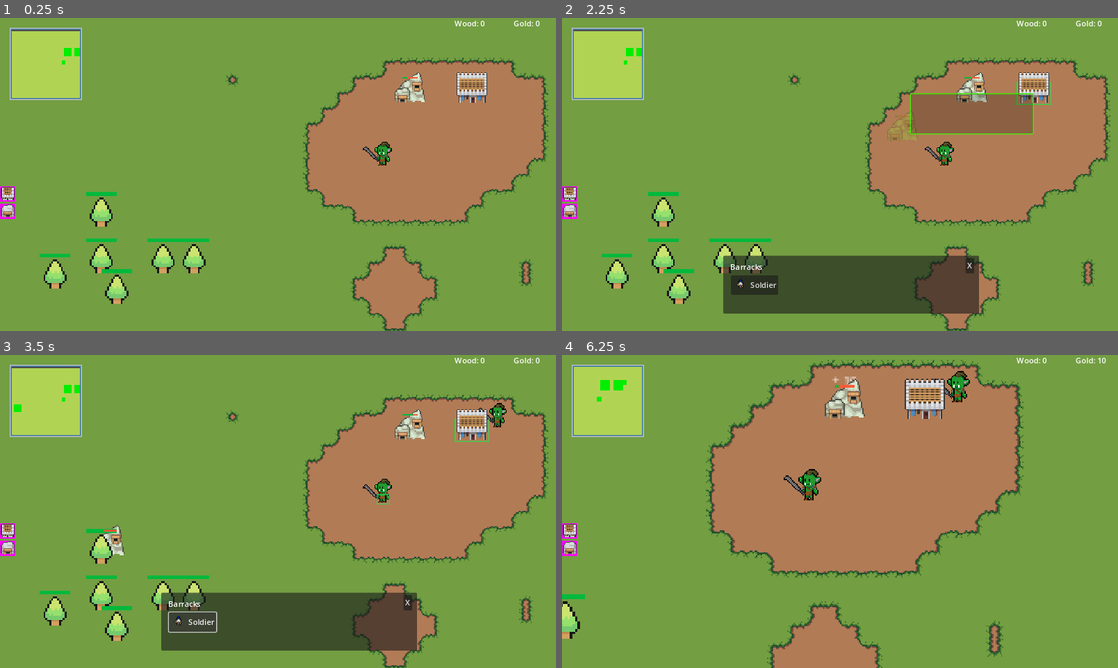
Above: before the commit, frames 1-4 (two rows, left to right).
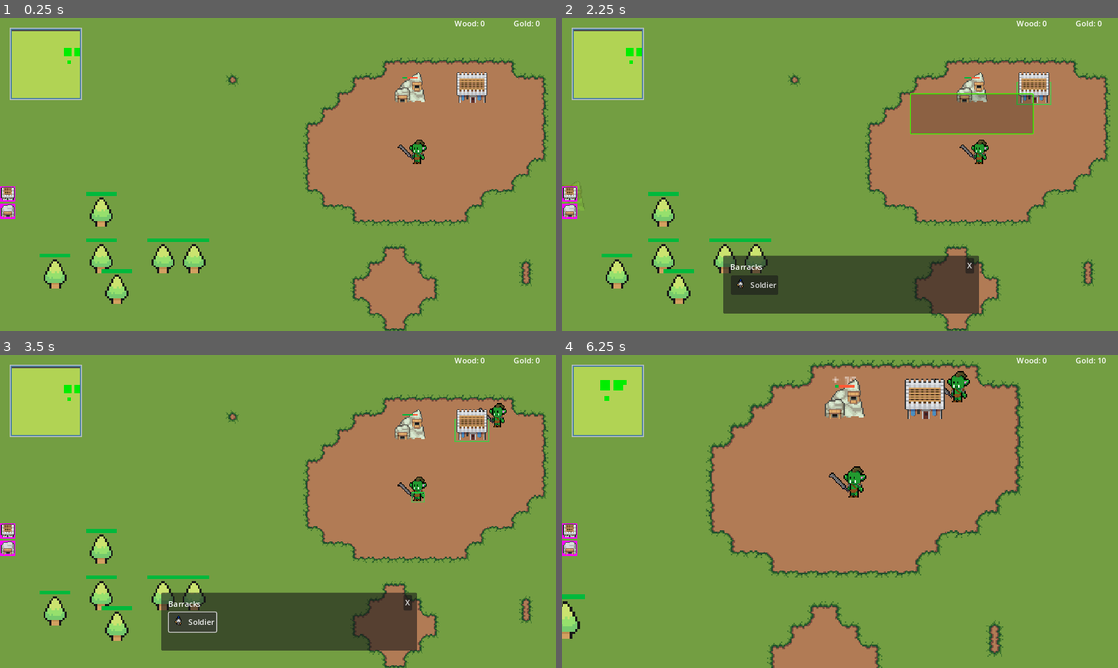
Above: after the commit, the same moments.

Repository: TicTacJoel/RTS-2D
Game: Godot game, scene res://scenes/main/world.tscn
Same seed, same stepped clock (60 frames per second), same inputs: the game is played once before the commit and once after it.
Inputs (mouse positions are in pixels of both pictures, inside the frame that each line leads up to):
- Up to frame 1 (0.25 s): no input
- Up to frame 2 (2.25 s): click (567, 193) at 0.5 s; click (567, 212) at 1.25 s; drag from (1034, 93) to (662, 218) at 2.02 s
- Up to frame 3 (3.5 s): click "Soldier" at 2.75 s
- Up to frame 4 (6.25 s): drag from (728, 527) to (678, 630) at 3.52 s; move the mouse to (895, 442) at 4.27 s; hold Right (ui_right) 4.28-5 s; hold Right mouse button (RightClick) 4.28-5 s; click (895, 442) at 4.55 s; drag from (812, 574) to (673, 464) at 5.02 s; move the mouse to (1006, 558) at 5.77 s; press the mouse at (1006, 558) at 5.78 s; hold Left (ui_left) from 5.78 s (still down); tap Mouse wheel up (WheelUp) at 5.85 s

The runs differ from the first frame. In frame 1, 0.4% of the frame differs, in the area x 11-77%, y 13-48%; in frame 2, 0.5%; in frame 3, 0.7%, in the area x 2-77%, y 13-64%; in frame 4, 0.7%.
Error after the commit: Trying to assign an array of type "Array" to a variable of type "Array[Vector2]". (res://scenes/buildings/barracks.gd:64)

Commit message:
create unit and start building system with races and names

Diff:
--- a/entities/player/unit.tscn
+++ b/entities/player/knight.tscn
@@ -77,13 +77,15 @@
 "walk": SubResource("Animation_lsleb")
 }
 
-[node name="Unit" type="CharacterBody2D" groups=["unit"]]
+[node name="Knight" type="CharacterBody2D" groups=["unit"]]
 y_sort_enabled = true
 collision_layer = 4
 collision_mask = 7
 motion_mode = 1
 wall_min_slide_angle = 0.0
-script = ExtResource("1_bmucl")
+script = ExtResource("1_fkbp6")
+race = 1
+unit_type = "Warrior"
 
 [node name="CollisionShape2D" type="CollisionShape2D" parent="."]
 position = Vector2(-1, -5)
--- a/entities/player/unit.gd
+++ b/entities/player/unit.gd
@@ -1,6 +1,4 @@
 extends CharacterBody2D
-
-@export var selected = false
 
 @onready var collision_shape_2d: CollisionShape2D = $CollisionShape2D
 @onready var selected_box: Panel = $Selected
@@ -8,17 +6,30 @@
 @onready var nav_agent: NavigationAgent2D = $NavigationAgent2D
 @onready var unit: CharacterBody2D = $"."
 @onready var state_machine: StateMachine = $StateMachine
+@onready var knight: CharacterBody2D = $"."
+
+# Stats
+var health: int
+var damage: int
+var attack_speed: float
+var movement_speed: float
+var cost: int
+var team: Types.TEAM
+var enemy: bool = false
+@export var race: Types.RACE
+@export var unit_type: String
 
 var follow_cursor: bool = false
-var speed: int = 50
 var target: Vector2
 var moving: bool = false
+var selected = false
 
 signal update_location(pos)
 signal died
 
 #------------------------------------------------------------------------------|
 func _ready() -> void:
+	get_stats()
 	set_selected(selected)
 	add_marker()
 
@@ -34,6 +45,19 @@
 
 	if event.is_action_released("RightClick"):
 		follow_cursor = false
+
+#------------------------------------------------------------------------------|
+func get_stats() -> void:
+	var stats = UnitData.get_unit_stats(race, unit_type)
+	if stats.is_empty():
+		push_error("Invalid unit type '%s' for race %s" % [unit_type, Types.RACE.keys()[race]])
+		return
+
+	health = stats.Health
+	damage = stats.Damage
+	attack_speed = stats.Attack_speed
+	movement_speed = stats.Movement_speed
+	cost = stats.Cost
 
 #------------------------------------------------------------------------------|
 func add_marker() -> void:
--- /dev/null
+++ b/globals/BuildingData.gd
@@ -0,0 +1,57 @@
+extends Node
+
+#------------------------------------------------------------------------------|
+# Get all building names per race (returns dictionary: RACE -> [building_names])
+func get_buildings_per_race() -> Dictionary:
+	var result := {}
+	for race_str in building_data.keys():
+		var race_enum = GameData.string_to_race(race_str)
+		if race_enum != -1:
+			result[race_enum] = building_data[race_str].keys()
+	return result
+
+#------------------------------------------------------------------------------|
+# Get stats for a specific building
+func get_building_stats(race: Types.RACE, building_name: String) -> Dictionary:
+	var race_str = GameData.race_to_string(race)
+	if race_str in building_data and building_name in building_data[race_str]:
+		return building_data[race_str][building_name]
+	return {}
+
+#------------------------------------------------------------------------------|
+var building_data = {
+	"Human": {
+		"Goldmine": {
+			"Health": 100,
+			"Race": Types.RACE.Human,
+			"Cost": 0,
+			"Description": "Gold mine to mine gold in.",
+			"Footprint": [
+				Vector2i(0, 0),
+				Vector2i(-1, 0),
+				Vector2i(1, 0),
+				Vector2i(-1, -1),
+				Vector2i(0, -1),
+				Vector2i(1, -1),
+				]
+		},
+		"Barracks": {
+			"Health": 100,
+			"Race": Types.RACE.Human,
+			"Cost": 0,
+			"Description": "Barracks to train soldiers.",
+			"Footprint": [
+				Vector2i(0, 0),
+				Vector2i(-1, 0),
+				Vector2i(1, 0),
+				Vector2i(-1, -1),
+				Vector2i(0, -1),
+				Vector2i(1, -1),
+			]
+		},
+	},
+	"Orc": {},
+	"Undead": {},
+	"Elf": {},
+	"Dwarf": {}
+}
--- a/globals/GameData.gd
+++ b/globals/GameData.gd
@@ -1,38 +1,11 @@
 extends Node
 
-enum RACE {
-	Human,
-	Orc,
-	Undead
-}
+#------------------------------------------------------------------------------|
+# Convert enum -> string
+static func race_to_string(race: Types.RACE) -> String:
+	return Types.RACE.keys()[race]
 
-var building_data = {
-	"gold_mine": {
-		"hp": 100,
-		"race": RACE.Human,
-		"cost": 0,
-		"description": "Gold mine to mine gold in.",
-		"footprint": [
-			Vector2i(0, 0),
-			Vector2i(-1, 0),
-			Vector2i(1, 0),
-			Vector2i(-1, -1),
-			Vector2i(0, -1),
-			Vector2i(1, -1),
-		]
-	},
-	"barracks": {
-		"hp": 100,
-		"race": RACE.Human,
-		"cost": 0,
-		"description": "Barracks to train soldiers.",
-		"footprint": [
-			Vector2i(0, 0),
-			Vector2i(-1, 0),
-			Vector2i(1, 0),
-			Vector2i(-1, -1),
-			Vector2i(0, -1),
-			Vector2i(1, -1),
-		]
-	},
-}
+#------------------------------------------------------------------------------|
+# Convert string -> enum (returns -1 if not found)
+static func string_to_race(race_str: String) -> int:
+	return Types.RACE.get(race_str, -1)
--- /dev/null
+++ b/globals/Types.gd
@@ -0,0 +1,20 @@
+extends Node
+
+enum RACE {
+	Human,
+	Orc,
+	Undead,
+	Elf,
+	Dwarf
+}
+
+enum TEAM {
+	team1,
+	team2,
+	team3,
+	team4,
+	team5,
+	team6,
+	team7,
+	team8
+}
--- /dev/null
+++ b/globals/UnitData.gd
@@ -0,0 +1,69 @@
+extends Node
+
+#------------------------------------------------------------------------------|
+# Get all unit names per race (returns dictionary: RACE -> [unit_names])
+func get_units_per_race() -> Dictionary:
+	var result := {}
+	for race_str in unit_data.keys():
+		var race_enum = GameData.string_to_race(race_str)
+		if race_enum != -1:
+			result[race_enum] = unit_data[race_str].keys()
+	return result
+
+#------------------------------------------------------------------------------|
+# Get stats for a specific unit
+func get_unit_stats(race: Types.RACE, unit_name: String) -> Dictionary:
+	var race_str = GameData.race_to_string(race)
+	if race_str in unit_data and unit_name in unit_data[race_str]:
+		return unit_data[race_str][unit_name]
+	return {}
+
+#------------------------------------------------------------------------------|
+var unit_data = {
+	"Human": {
+		"Knight": {
+			"Health": 50,
+			"Damage": 10,
+			"Attack_speed": 1.0,
+			"Movement_speed": 50.0,
+			"Cost": 100,
+		},
+		"Archer": {
+			"Health": 50,
+			"Damage": 10,
+			"Attack_speed": 1.0,
+			"Movement_speed": 50.0,
+			"Cost": 100,
+		},
+		"Cavalry": {
+			"Health": 50,
+			"Damage": 10,
+			"Attack_speed": 1.0,
+			"Movement_speed": 50.0,
+			"Cost": 100,
+		}
+	},
+	"Orc": {
+		"Warrior": {
+			"Health": 50,
+			"Damage": 10,
+			"Attack_speed": 1.0,
+			"Movement_speed": 50.0,
+			"Cost": 100,
+		},
+		"Spearman": {
+			"Health": 50,
+			"Damage": 10,
+			"Attack_speed": 1.0,
+			"Movement_speed": 50.0,
+			"Cost": 100,
+		},
+		"Warg": {
+			"Health": 50,
+			"Damage": 10,
+			"Attack_speed": 1.0,
+			"Movement_speed": 50.0,
+			"Cost": 100,
+		}
+	},
+}
--- a/menus/ingame/spawn_menu.gd
+++ b/menus/ingame/spawn_menu.gd
@@ -15,16 +15,16 @@
 func spawn_unit() -> void:
 	var unitContainer = units_container_path
 	var unitInstance = unit.instantiate()
-	var offset: Vector2
+	var unitOffset: Vector2
 	var tries := 0
 	var max_tries := 10
 
 	while tries < max_tries:
-		offset = Vector2(
+		unitOffset = Vector2(
 			randf_range(-spawn_radius, spawn_radius),
 			randf_range(-spawn_radius, spawn_radius)
 		)
-		var pos = spawn_point + offset
+		var pos = spawn_point + unitOffset
 		unitInstance.position = pos
 		tries += 1
 
--- a/project.godot
+++ b/project.godot
@@ -19,6 +19,9 @@
 
 Global="*res://globals/Global.gd"
 GameData="*res://globals/GameData.gd"
+Types="*res://globals/Types.gd"
+UnitData="*res://globals/UnitData.gd"
+BuildingData="*res://globals/BuildingData.gd"
 
 [display]
 
--- a/scenes/buildings/barracks.gd
+++ b/scenes/buildings/barracks.gd
@@ -15,17 +15,21 @@
 var type
 var build = false
 
+var health: int
+var cost: int
+var description: String
+var footprint: Array[Vector2]
+@export var race: Types.RACE
+@export var building_type: String
+
 signal update_location
 signal destroyed
 
 #------------------------------------------------------------------------------|
 func _ready() -> void:
+	get_stats()
 	add_marker()
 	update_location.emit(global_position)
-
-#------------------------------------------------------------------------------|
-func add_marker() -> void:
-	Global.minimap.add_marker(self)
 
 #------------------------------------------------------------------------------|
 func _process(_delta: float) -> void:
@@ -44,6 +48,22 @@
 			spawn_menu.visible = false
 
 #------------------------------------------------------------------------------|
+func add_marker() -> void:
+	Global.minimap.add_marker(self)
+
+#------------------------------------------------------------------------------|
+func get_stats() -> void:
+	var stats = BuildingData.get_building_stats(race, building_type)
+	if stats.is_empty():
+		push_error("Invalid building type '%s' for race %s" % [building_type, Types.RACE.keys()[race]])
+		return
+
+	health = stats.Health
+	cost = stats.Cost
+	description = stats.Description
+	footprint = stats.Footprint
+
+#------------------------------------------------------------------------------|
 func _on_destroyed():
 	emit_signal("destroyed")
 	queue_free()
--- a/scenes/buildings/barracks.tscn
+++ b/scenes/buildings/barracks.tscn
@@ -1,7 +1,7 @@
 [gd_scene load_steps=7 format=3 uid="uid://7tyfc6rwmd61"]
 
 [ext_resource type="Script" path="res://scenes/buildings/barracks.gd" id="1_vjkyq"]
-[ext_resource type="PackedScene" uid="uid://blwrkk68b82bg" path="res://entities/player/unit.tscn" id="2_5sfd4"]
+[ext_resource type="PackedScene" uid="uid://blwrkk68b82bg" path="res://entities/player/knight.tscn" id="2_5sfd4"]
 [ext_resource type="PackedScene" uid="uid://6xt5qfj0e564" path="res://menus/ingame/spawn_menu.tscn" id="3_51ad0"]
 [ext_resource type="Texture2D" uid="uid://bn7s3r88b2nce" path="res://assets/buildings/Barracks2.png" id="3_loask"]
 
@@ -25,6 +25,7 @@
 script = ExtResource("1_vjkyq")
 unit = ExtResource("2_5sfd4")
 spawn_point = NodePath("SpawnPoint")
+building_type = "Barracks"
 
 [node name="Selected" type="Panel" parent="."]
 visible = false
--- a/scenes/main/map_1.tscn
+++ b/scenes/main/map_1.tscn
@@ -7,7 +7,7 @@
 [ext_resource type="PackedScene" uid="uid://0mo13qfbnj27" path="res://scenes/buildings/gold_mine.tscn" id="3_st6wl"]
 [ext_resource type="Texture2D" uid="uid://bn7s3r88b2nce" path="res://assets/buildings/Barracks2.png" id="4_6b2kv"]
 [ext_resource type="PackedScene" uid="uid://7tyfc6rwmd61" path="res://scenes/buildings/barracks.tscn" id="4_cgk28"]
-[ext_resource type="PackedScene" uid="uid://blwrkk68b82bg" path="res://entities/player/unit.tscn" id="6_t6pcv"]
+[ext_resource type="PackedScene" uid="uid://blwrkk68b82bg" path="res://entities/player/knight.tscn" id="6_t6pcv"]
 
 [sub_resource type="NavigationPolygon" id="NavigationPolygon_3sbdv"]
 vertices = PackedVector2Array(8, 8, -8, 8, -8, -8, 8, -8)
@@ -644,5 +644,5 @@
 [node name="Units" type="Node2D" parent="."]
 y_sort_enabled = true
 
-[node name="Unit" parent="Units" instance=ExtResource("6_t6pcv")]
-position = Vector2(404, 193)
+[node name="Knight" parent="Units" instance=ExtResource("6_t6pcv")]
+position = Vector2(440, 191)
--- a/scenes/main/world.gd
+++ b/scenes/main/world.gd
@@ -9,6 +9,8 @@
 var build_tile
 var build_location
 var build_type
+# TODO: Change to not fixed value
+var race: String = "human"
 
 var current_gold
 var units = []
@@ -109,7 +111,8 @@
 	build_valid = true
 
 	# Get the building's footprint
-	var building_footprint = GameData.building_data[build_type]["footprint"]
+	# TODO: replace fixed "human" with race
+	var building_footprint = BuildingData.building_data[race][build_type]["Footprint"]
 
 	# Check if all tiles in the footprint are clear
 	for relative_pos in building_footprint:
@@ -118,7 +121,7 @@
 			build_valid = false
 			break  # Exit the loop as soon as an invalid tile is found
 
-	if current_gold < GameData.building_data[build_type]["cost"]:
+	if current_gold < BuildingData.building_data[race][build_type]["cost"]:
 		build_valid = false
 
 	if build_valid:
@@ -142,11 +145,11 @@
 func verify_and_build():
 	var building_exclusion = map_node.get_node("BuildingExclusion")
 	# Get size and footprint of building
-	var building_footprint = GameData.building_data[build_type]["footprint"]
+	var building_footprint = BuildingData.building_data[race][build_type]["Footprint"]
 	var ground_tilemap = map_node.get_node("Ground")
 
 	if  build_valid:
-		if current_gold >= GameData.building_data[build_type]["cost"]:
+		if current_gold >= BuildingData.building_data[race][build_type]["cost"]:
 			var new_tower = load("res://scenes/buildings/" + build_type + ".tscn").instantiate()
 			new_tower.position = build_location
 			new_tower.type = build_type
@@ -160,7 +163,7 @@
 
 			# Let ground know, it needs to rebake
 			ground_tilemap.notify_runtime_tile_data_update()
-			Global.Gold -= GameData.building_data[build_type]["cost"]
+			Global.Gold -= BuildingData.building_data[race][build_type]["cost"]
 
 #------------------------------------------------------------------------------|
 func show_building_info():
--- a/states/walk_state.gd
+++ b/states/walk_state.gd
@@ -14,5 +14,5 @@
 		state_owner.state_machine.change_state("IdleState")
 	else:
 		var next_point: Vector2 = state_owner.nav_agent.get_next_path_position()
-		var new_velocity: Vector2 = state_owner.global_position.direction_to(next_point) * state_owner.speed
+		var new_velocity: Vector2 = state_owner.global_position.direction_to(next_point) * state_owner.movement_speed
 		state_owner.nav_agent.velocity = new_velocity
Not shown: 3 places in entities/player/knight.tscn that only renumber resources
